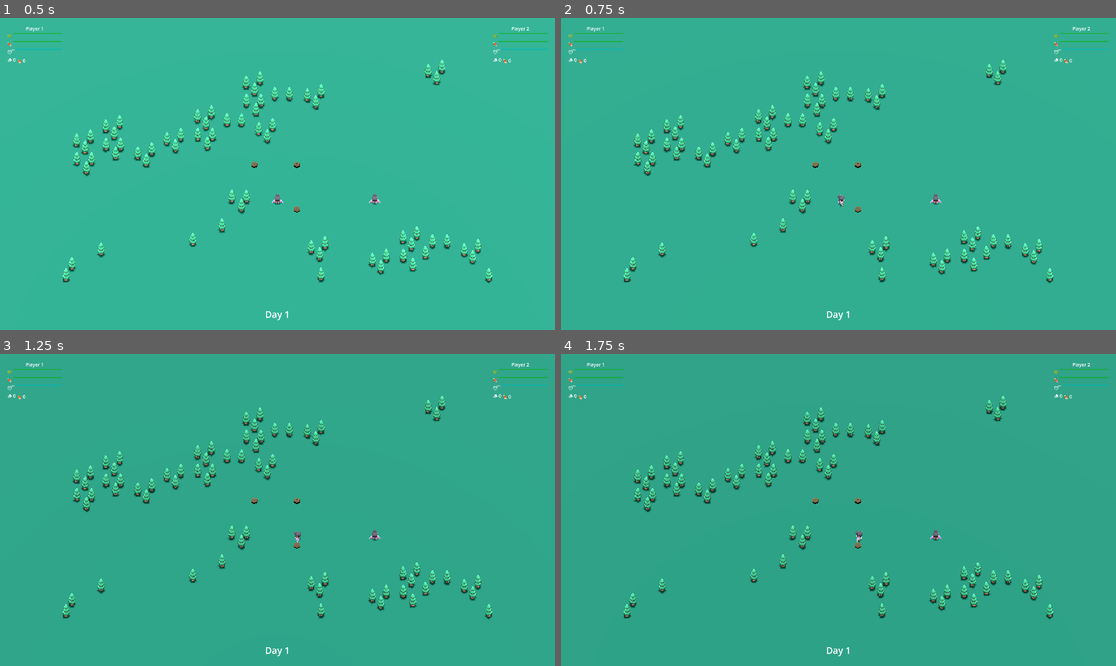
Above: before the commit, frames 1-4 (two rows, left to right).
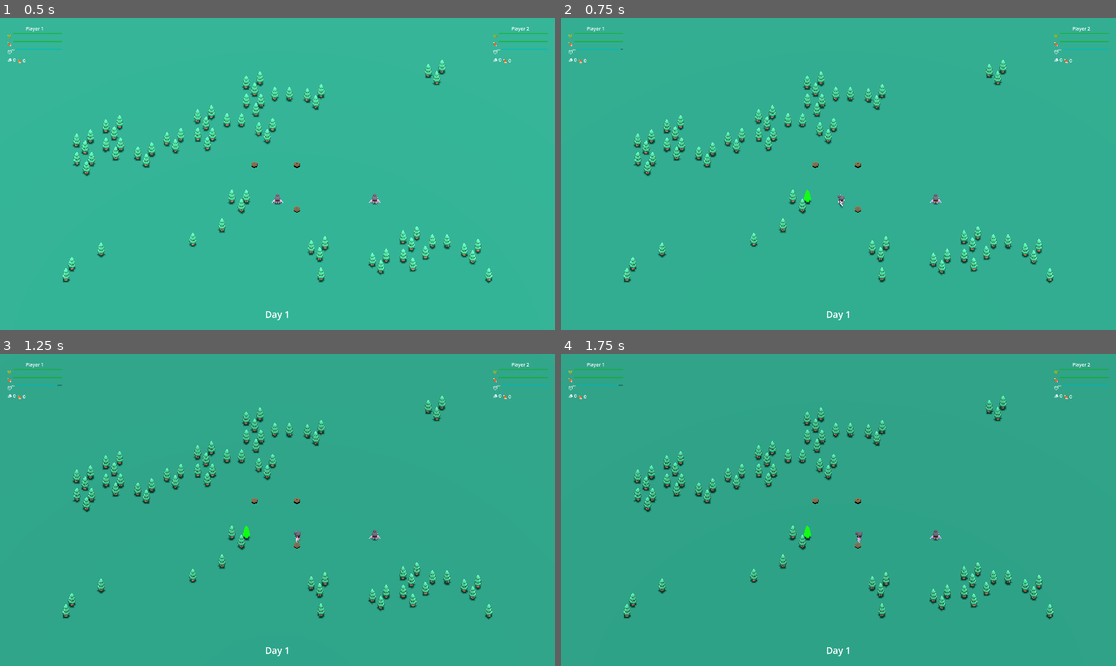
Above: after the commit, the same moments.

Repository: dp-lewis/hands-off-my-berries
Game: Godot game, scene res://levels/level-test.tscn
Two runs of this game, one before a commit and one after it. Both use one fixed random seed, a clock stepped at 60 frames per second and the inputs below.
Inputs (mouse positions are in pixels of both pictures, inside the frame that each line leads up to):
- Up to frame 1 (0.5 s): no input
- Up to frame 2 (0.75 s): tap Enter (ui_accept) at 0.5 s; move the mouse to (960, 158) at 0.52 s; hold Right (ui_right) from 0.53 s (still down); tap E (p2_action) at 0.6 s; click (960, 158) at 0.67 s
- Up to frame 3 (1.25 s): keep holding Right (ui_right); tap Enter (ui_accept) at 0.77 s
- Up to frame 4 (1.75 s): release Right (ui_right) at 1.25 s; drag from (727, 525) to (810, 572) at 1.27 s

Frame 1 is identical in both runs. In frame 2, less than 0.1% of the frame differs, in the area x 10-51%, y 9-62%; in frame 3, less than 0.1%; in frame 4, less than 0.1%, in the area x 10-55%, y 9-61%.

Commit message:
feat: Update component references to use lowercase names for consistency; enhance interaction and building functionality

Diff:
--- a/components/player_builder.gd
+++ b/components/player_builder.gd
@@ -58,7 +58,7 @@
 
 func find_survival_component():
 	"""Find the survival component for tiredness management"""
-	survival_component = get_sibling_component("PlayerSurvival")
+	survival_component = get_sibling_component("survival")
 	if survival_component:
 		print("PlayerBuilder: Connected to survival component")
 
--- a/components/player_survival.gd
+++ b/components/player_survival.gd
@@ -67,7 +67,7 @@
 
 func connect_to_movement_component():
 	"""Connect to movement component signals"""
-	var movement = get_sibling_component("PlayerMovement")
+	var movement = get_sibling_component("movement")
 	if movement:
 		if movement.has_signal("movement_started"):
 			movement.movement_started.connect(_on_movement_started)
--- a/models/kenney-survival-kit/tree.tscn
+++ b/models/kenney-survival-kit/tree.tscn
@@ -6,7 +6,7 @@
 [sub_resource type="CylinderShape3D" id="CylinderShape3D_s4cnd"]
 
 [sub_resource type="CylinderShape3D" id="CylinderShape3D_fyjqj"]
-radius = 0.877441
+radius = 5.0
 
 [node name="tree2" instance=ExtResource("1_s4cnd")]
 script = ExtResource("2_fyjqj")
--- a/scenes/players/components/player_interaction.gd
+++ b/scenes/players/components/player_interaction.gd
@@ -35,9 +35,9 @@
 var player_survival # : PlayerSurvival (dynamic typing)
 
 func _on_initialize() -> void:
-	# Get component references
-	player_movement = get_sibling_component("PlayerMovement")
-	player_survival = get_sibling_component("PlayerSurvival")
+	# Get component references - use lowercase names to match PlayerController
+	player_movement = get_sibling_component("movement")
+	player_survival = get_sibling_component("survival")
 
 	if not player_movement:
 		emit_error("PlayerMovement component not found")
@@ -132,6 +132,8 @@
 
 			gathering_started.emit("tree", nearby_tree)
 			print("Player ", player_controller.player_id, " started gathering tree")
+			return true
+	return false
 
 # Pumpkin interaction methods
 func set_nearby_pumpkin(pumpkin: Node3D):
--- a/scenes/players/player_new.gd
+++ b/scenes/players/player_new.gd
@@ -131,7 +131,7 @@
 
 	# Update builder ghost positioning
 	if player_builder and player_builder.is_in_building_mode():
-		player_builder.update_ghost_position(global_position)
+		player_builder.update_ghost_position()
 
 	# Note: Movement physics is handled by PlayerMovement component
 
@@ -143,12 +143,18 @@
 
 func _on_action_pressed():
 	"""Handle action button press"""
-	if player_interaction:
+	# Check if in build mode first
+	if player_builder and player_builder.is_in_building_mode():
+		# In build mode, action places building
+		player_builder.place_building()
+	elif player_interaction:
+		# Normal mode, handle interactions
 		player_interaction.handle_interaction_input(true, false)
 
 func _on_action_released():
 	"""Handle action button release"""
-	if player_interaction:
+	# Only route to interaction if not in build mode
+	if not (player_builder and player_builder.is_in_building_mode()) and player_interaction:
 		player_interaction.handle_interaction_input(false, true)
 
 func _on_build_mode_toggled():
@@ -208,6 +214,15 @@
 	if player_interaction:
 		player_interaction.clear_nearby_tree(tree)
 
+func start_gathering_tree():
+	if player_interaction:
+		return player_interaction.start_gathering_tree()
+	return false
+
+func stop_gathering():
+	if player_interaction:
+		player_interaction.stop_gathering()
+
 # Pumpkin interaction compatibility
 func set_nearby_pumpkin(pumpkin: Node3D):
 	if player_interaction:
